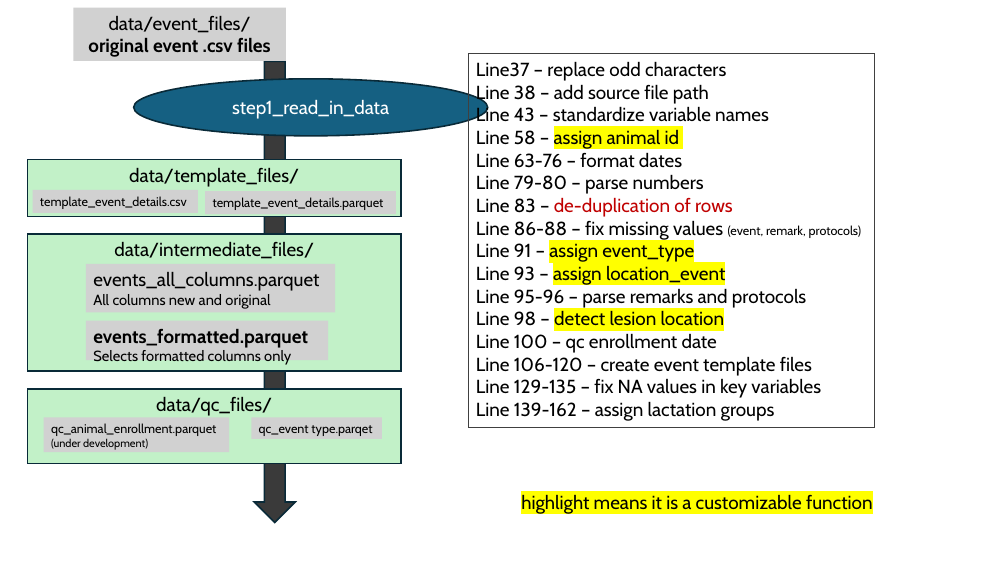
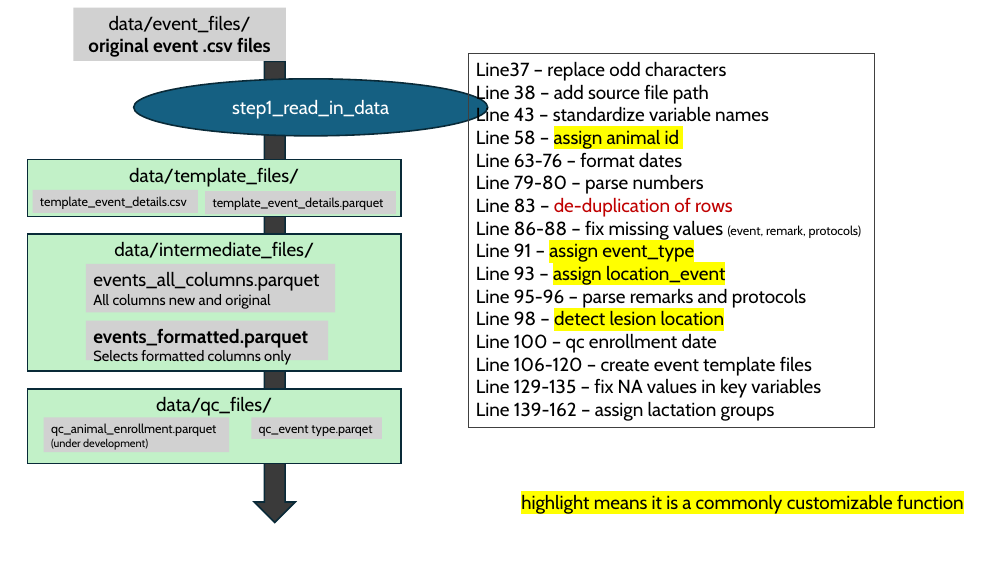
Before and after one commit to LivestockVeterinaryResources/DairyHealthDataProcessing, a slide deck: slide 3 of resources/DataProcessingDocumentation.pptx. Drawn at 1008x567 pixels with LibreOffice and Linux fonts; fonts in the diff are those of the drawing. Boxes give left, top, right and bottom in pixels: in the first picture for what was removed or moved away, otherwise in the second. Text is boxed around its words. In the diff, an @@ line names an element or a change of style, - is before the commit and + after.

```diff
--- a/resources/DataProcessingDocumentation.pptx
+++ b/resources/DataProcessingDocumentation.pptx
@@ text at [521, 494, 964, 514]: text changed @@
-highlight means it is a customizable function
+highlight means it is a commonly customizable function
```
Also in this commit, not shown: 2 other files.
